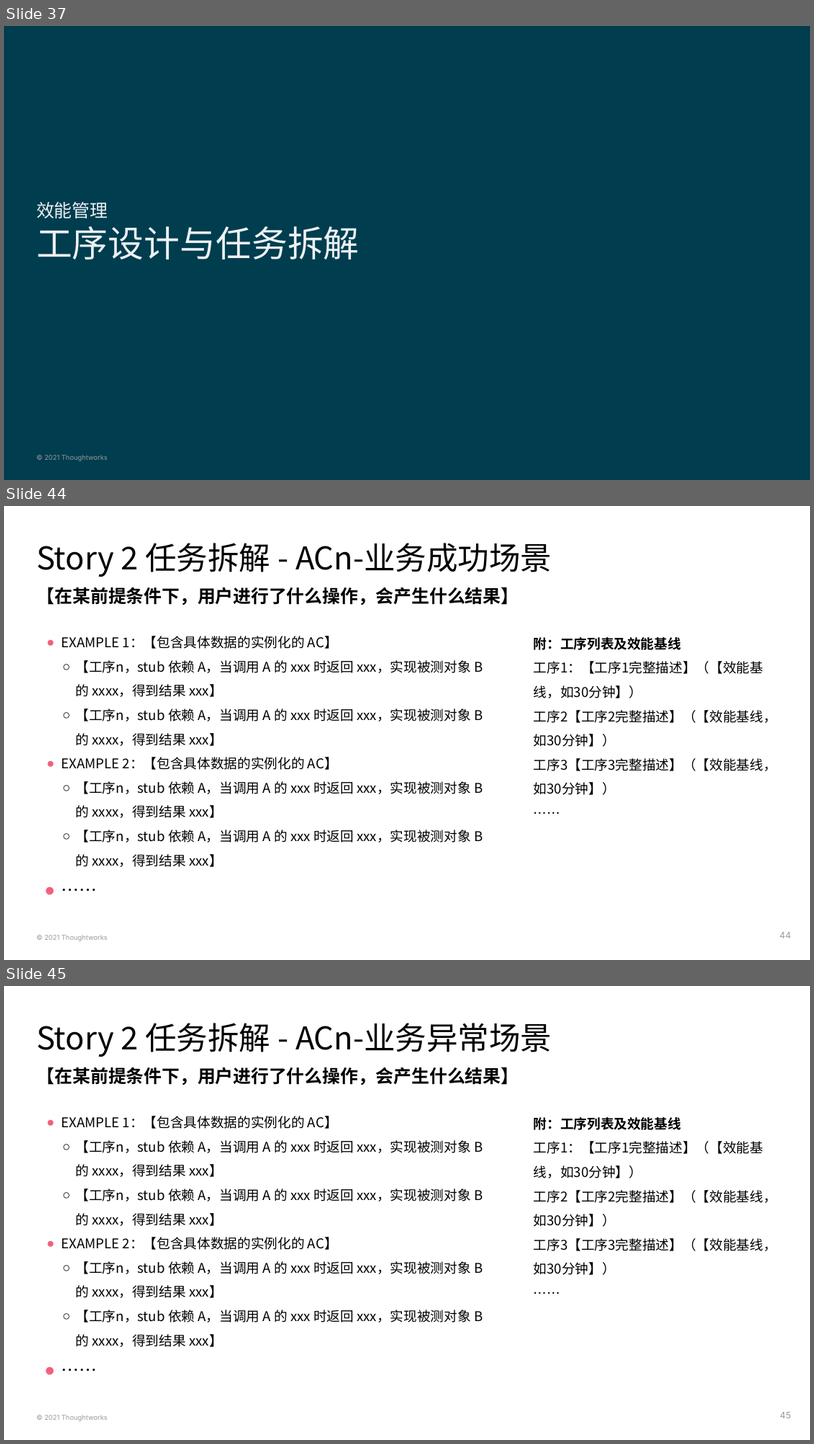
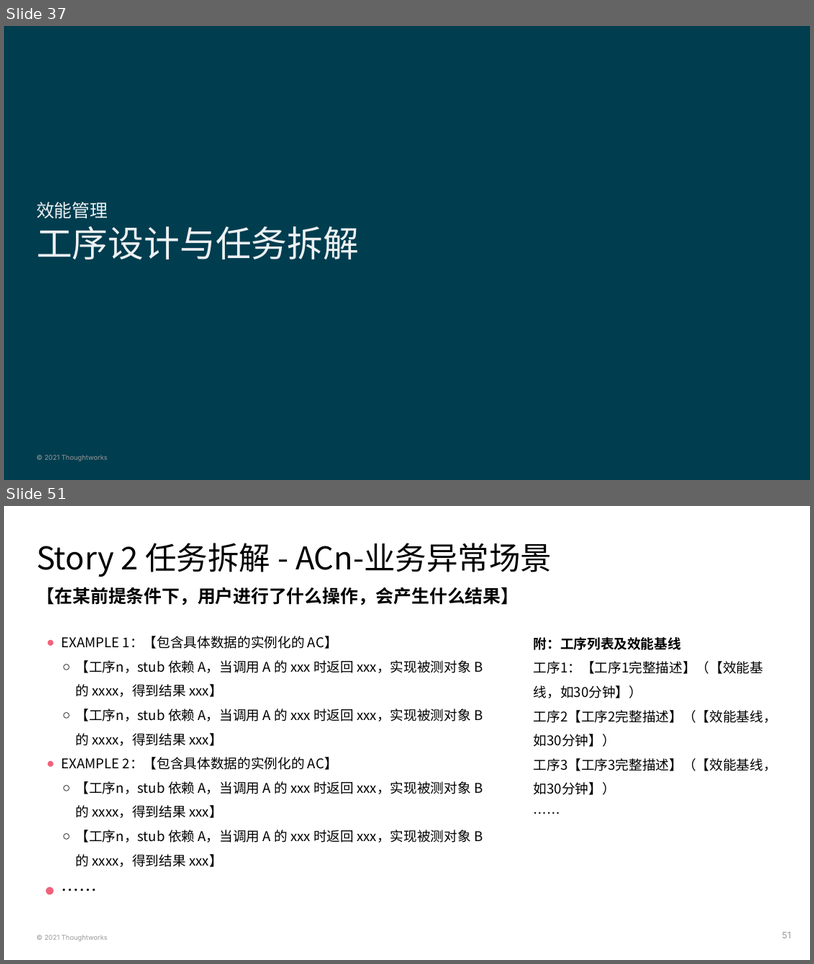
Before and after one commit to deesyx/heima, a slide deck: doc/PS4 黑马考核-项目On-boarding模板-胡炫光.pptx. Shown one above the other, each under a label of ours: slides 37, 44 and 45 before the commit, slides 37 and 51 after it; the slides between them are not shown. The pictures are 814x1444 and 814x964 pixels, drawn with LibreOffice and Linux fonts; fonts in the diff are those of the drawing; background and template pictures are left out. Boxes give left, top, right and bottom in pixels: in the first picture for what was removed or moved away, otherwise in the second. Text is boxed around its words. In the diff, an @@ line names an element or a change of style, - is before the commit and + after.

```diff
--- a/doc/PS4 黑马考核-项目On-boarding模板-胡炫光.pptx
+++ b/doc/PS4 黑马考核-项目On-boarding模板-胡炫光.pptx
@@ slide 44 removed at (4,506,810,960), background #FFFFFF; not listed: 1 template element that a slide beside it also shows @@
@@ title removed at (36,543,552,577) @@
-Story 2 任务拆解 - ACn-业务成功场景
@@ subtitle removed at (37,587,520,605) @@
-【在某前提条件下，用户进行了什么操作，会产生什么结果】
@@ text removed at (61,636,483,867) @@
-● EXAMPLE 1：【包含具体数据的实例化的 AC】
-  ○ 【工序n，stub 依赖 A，当调用 A 的 xxx 时返回 xxx，实现被测对象 B 的 xxxx，得到结果 xxx】
-  ○ 【工序n，stub 依赖 A，当调用 A 的 xxx 时返回 xxx，实现被测对象 B 的 xxxx，得到结果 xxx】
-● EXAMPLE 2：【包含具体数据的实例化的 AC】
-  ○ 【工序n，stub 依赖 A，当调用 A 的 xxx 时返回 xxx，实现被测对象 B 的 xxxx，得到结果 xxx】
-  ○ 【工序n，stub 依赖 A，当调用 A 的 xxx 时返回 xxx，实现被测对象 B 的 xxxx，得到结果 xxx】
-● ……
@@ text removed at (534,637,777,795) @@
-附：工序列表及效能基线
-工序1：【工序1完整描述】（【效能基线，如30分钟】）
-工序2【工序2完整描述】（【效能基线，如30分钟】）
-工序3【工序3完整描述】（【效能基线，如30分钟】）
-……
@@ page number removed at (780,932,792,938) @@
-44
@@ what was slide 45 is now slide 51 @@
@@ page number at (782,932,791,938): text changed @@
-45
+51
```
Also in this commit, not shown: 4 slides changed, 10 slides added, 3 other slides removed, 2 other files.
